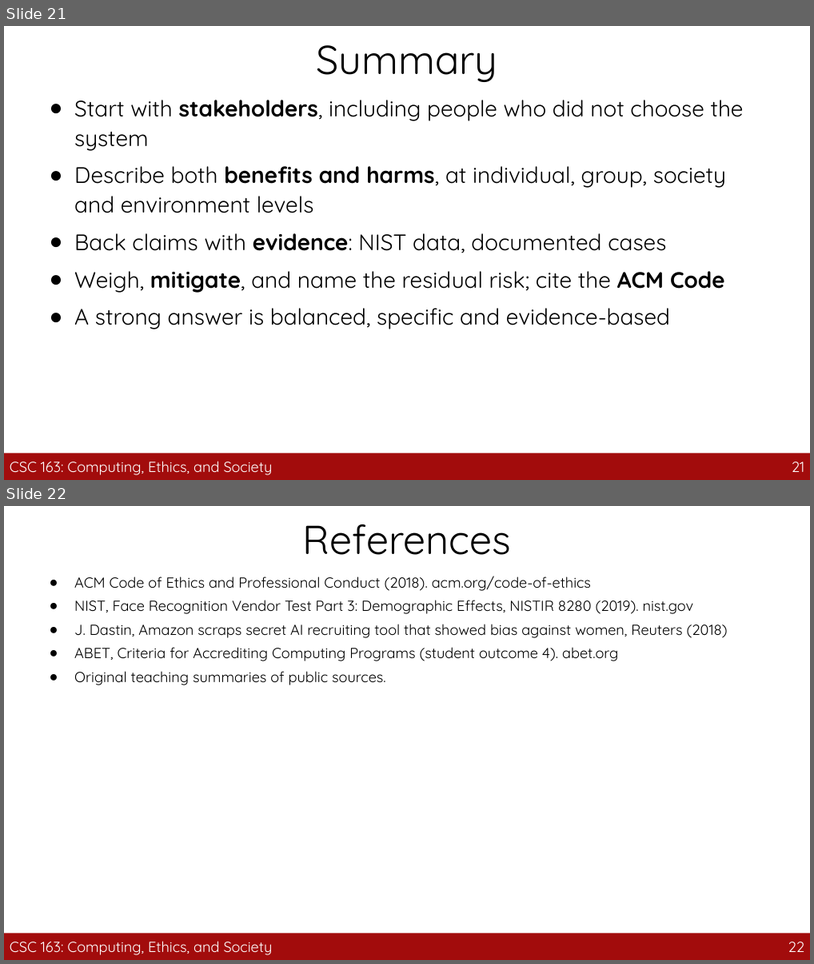
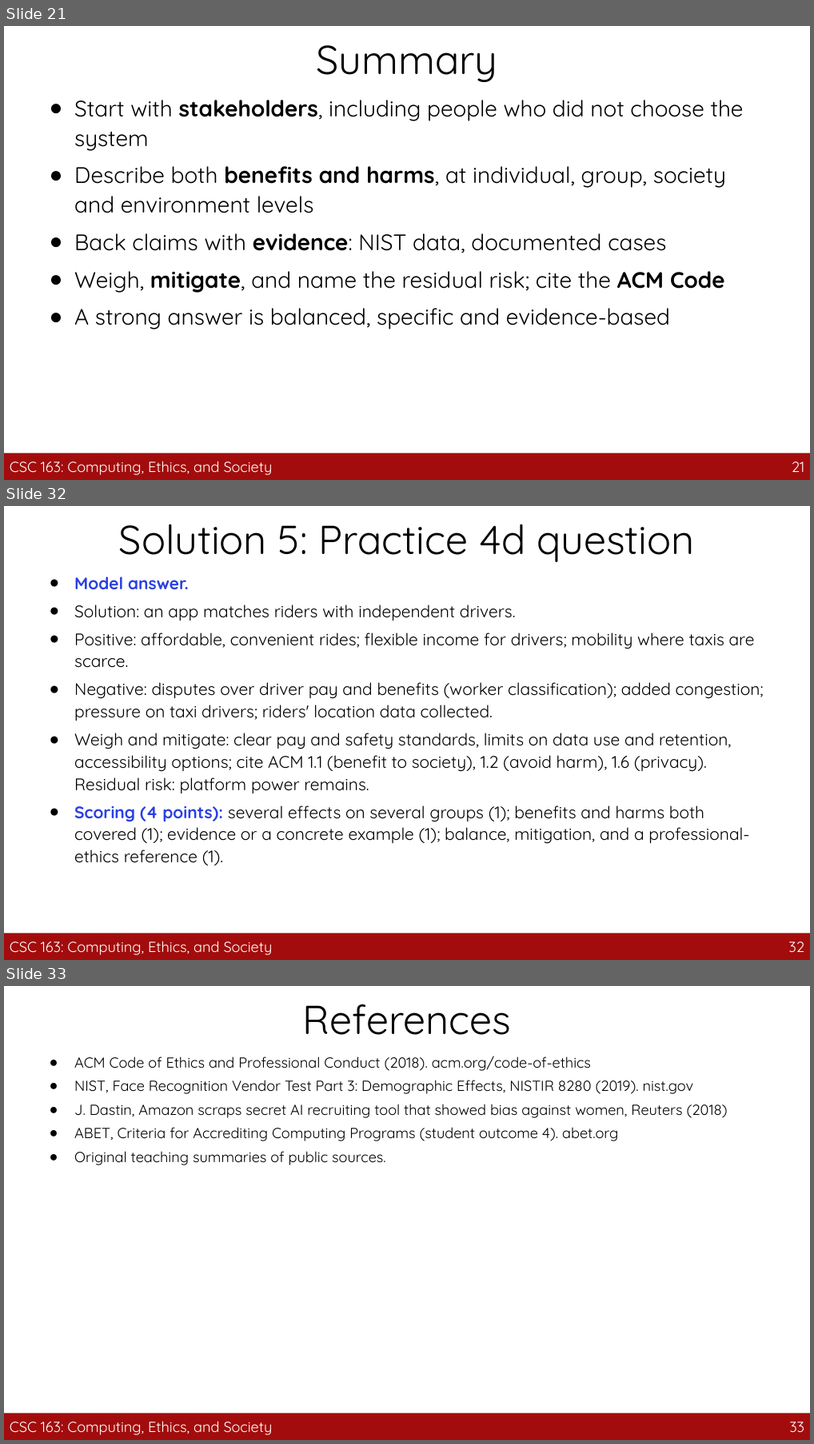
Before and after one commit to guhofstra/CSC163Fa26, a slide deck: PPTs/A4_Societal_Effects.pptx. Shown one above the other, each under a label of ours: slides 21 and 22 before the commit, slides 21, 32 and 33 after it; the slides between them are not shown. The pictures are 814x964 and 814x1444 pixels, drawn with LibreOffice and Linux fonts; fonts in the diff are those of the drawing. Boxes give left, top, right and bottom in pixels: in the first picture for what was removed or moved away, otherwise in the second. Text is boxed around its words. In the diff, an @@ line names an element or a change of style, - is before the commit and + after.

```diff
--- a/PPTs/A4_Societal_Effects.pptx
+++ b/PPTs/A4_Societal_Effects.pptx
@@ slide 32 added at (4, 506, 810, 960), background #FFFFFF @@
@@ title added at (119, 524, 695, 562), 36 pt, text #000000 @@
+Solution 5: Practice 4d question
@@ text added at (74, 576, 764, 865), 15 pt, text #000000 @@
+● Model answer.
+● Solution: an app matches riders with independent drivers.
+● Positive: affordable, convenient rides; flexible income for drivers; mobility where taxis are scarce.
+● Negative: disputes over driver pay and benefits (worker classification); added congestion; pressure on taxi drivers; riders' location data collected.
+● Weigh and mitigate: clear pay and safety standards, limits on data use and retention, accessibility options; cite ACM 1.1 (benefit to society), 1.2 (avoid harm), 1.6 (privacy). Residual risk: platform power remains.
+● Scoring (4 points): several effects on several groups (1); benefits and harms both covered (1); evidence or a concrete example (1); balance, mitigation, and a professional-ethics reference (1).
@@ rectangle added at (4, 932, 810, 959), fill #A20C0C @@
@@ text added at (10, 940, 273, 955), 13 pt, text #FFFFFF @@
+CSC 163: Computing, Ethics, and Society
@@ page number added at (789, 941, 805, 952), 13 pt, text #FFFFFF @@
+32
@@ what was slide 22 is now slide 33 @@
@@ page number at (790, 1421, 805, 1432): text changed @@
-22
+33
```
Also in this commit, not shown: 10 other slides added, 25 other files.
